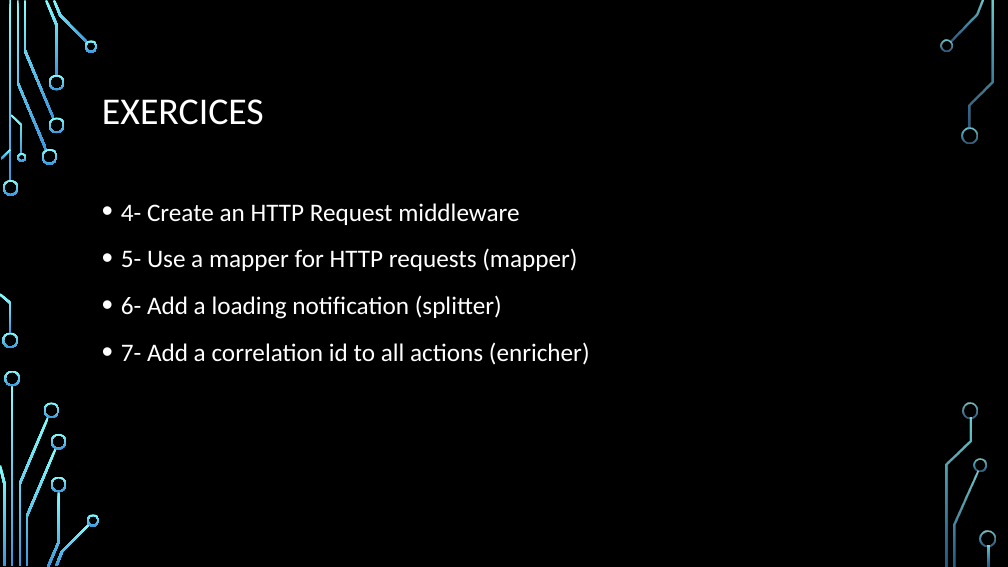
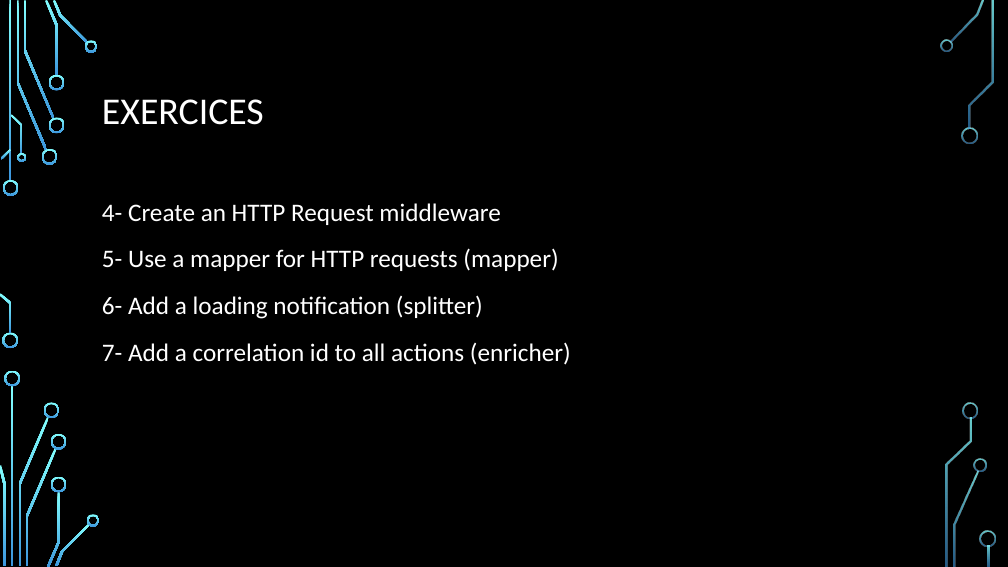
Before and after one commit to samuelgaudreau/formation-front-end-3, a slide deck: slide 43 of part-1/Redux+Patterns.pptx. Drawn at 1008x567 pixels with LibreOffice and Linux fonts; fonts in the diff are those of the drawing; background and template pictures are left out. Boxes give left, top, right and bottom in pixels: in the first picture for what was removed or moved away, otherwise in the second. Text is boxed around its words. In the diff, an @@ line names an element or a change of style, - is before the commit and + after.

```diff
--- a/part-1/Redux+Patterns.pptx
+++ b/part-1/Redux+Patterns.pptx
@@ text "4- Create an HTTP Request ..." at (102,203,571,365): bullet • to none @@
```
Also in this commit, not shown: 2 other slides changed.
